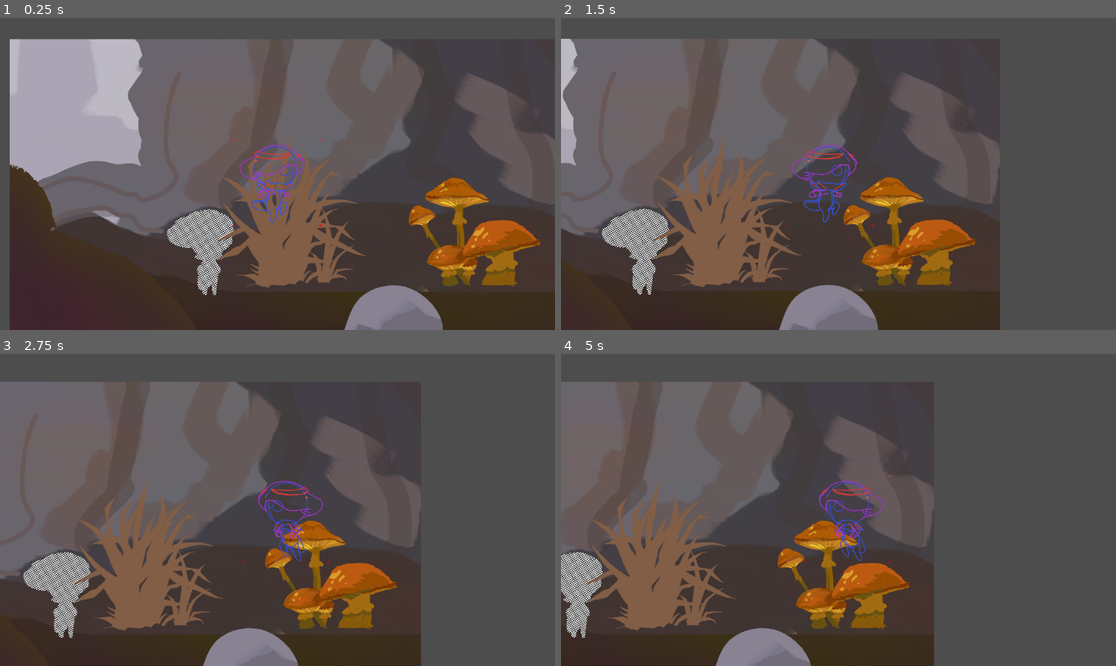
Above: before the commit, frames 1-4 (two rows, left to right).
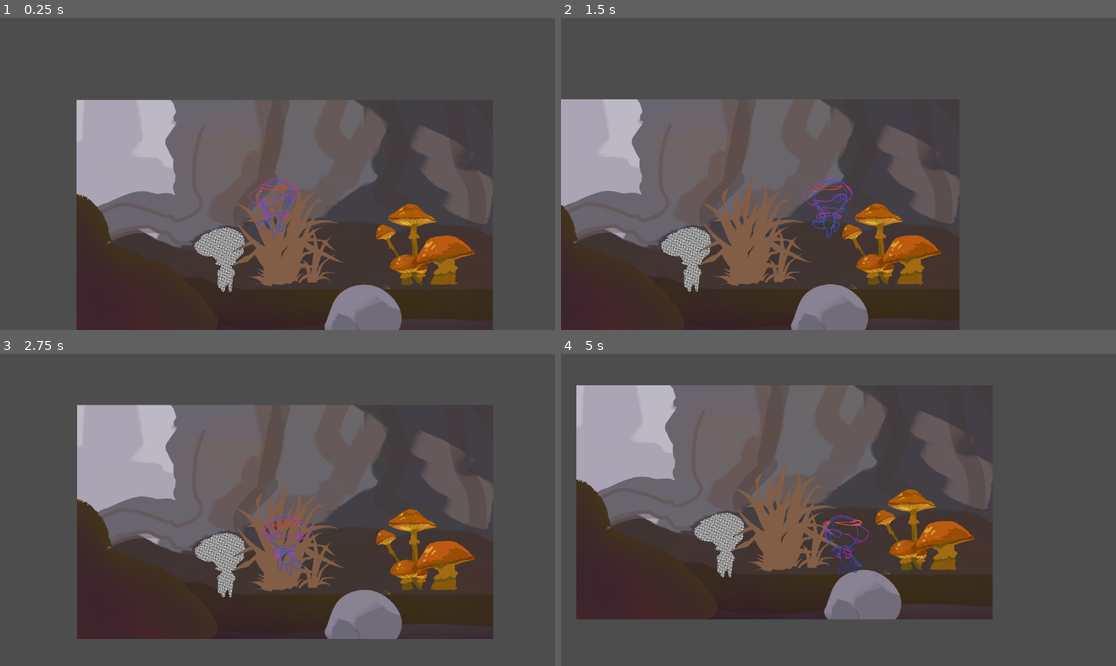
Above: after the commit, the same moments.

Repository: RodrigoCCG/Spore-Medley
Game: Godot game, scene res://Environments/MainScene.tscn
Two runs of this game, one before a commit and one after it. Both use one fixed random seed, a clock stepped at 60 frames per second and the inputs below.
Inputs:
- Up to frame 1 (0.25 s): no input
- Up to frame 2 (1.5 s): tap Enter (ui_accept) at 0.5, 0.77 s; hold Space 0.53-1.28 s; hold Right (ui_right) from 0.53 s (still down); tap Z at 0.8, 1.35 s
- Up to frame 3 (2.75 s): tap Enter (ui_accept) at 1.52 s; tap X at 1.55 s; release Right (ui_right) at 2.03 s; hold Left (ui_left) from 2.03 s (still down); hold X from 2.03 s (still down); tap Space at 2.3 s
- Up to frame 4 (5 s): release Left (ui_left) at 2.78 s; release X at 2.78 s; hold Right (ui_right) 2.78-4.28 s; tap Space at 2.85, 4.55 s; tap Enter (ui_accept) at 3.02, 3.77, 4.52 s; tap Z at 3.05 s; hold Z 3.53-4.28 s; tap X at 3.8, 4.35 s; hold Left (ui_left) from 4.28 s (still down)

The runs differ from the first frame. In frame 1, 43% of the frame differs, in the area x 1-100%, y 6-100%; in frame 2, 32%; in frame 3, 50%, in the area x 0-89%, y 8-100%; in frame 4, 44%.

Commit message:
Adjustments to Camera

Diff:
--- a/Assets/Baby/Baby.tscn
+++ b/Assets/Baby/Baby.tscn
@@ -78,13 +78,13 @@
 "speed": 10.0
 }, {
 "frames": [{
-"duration": 1.0,
+"duration": 0.2,
 "texture": SubResource("AtlasTexture_0n6fg")
 }, {
-"duration": 1.0,
+"duration": 0.4,
 "texture": SubResource("AtlasTexture_rrd51")
 }, {
-"duration": 1.0,
+"duration": 0.2,
 "texture": SubResource("AtlasTexture_jwmdf")
 }],
 "loop": false,
@@ -145,5 +145,5 @@
 shape = SubResource("CapsuleShape2D_3vuaj")
 
 [node name="Camera2D" type="Camera2D" parent="."]
-zoom = Vector2(0.6, 0.6)
+zoom = Vector2(0.45, 0.45)
 script = ExtResource("3_04pkc")
--- a/Assets/Baby/Scripts/BabyControl.gd
+++ b/Assets/Baby/Scripts/BabyControl.gd
@@ -8,6 +8,9 @@
 var DECCELETATION = .3
 var gravity = ProjectSettings.get_setting("physics/2d/default_gravity")
 var gravity_mod = 1.5
+var LAST_DIRECTION = 1
+var DASH_READY = true
+const DASH_SPEED = 800
 # Called when the node enters the scene tree for the first time.
 func _ready():
 	pass # Replace with function body.
@@ -18,12 +21,18 @@
 	pass
 
 func _physics_process(delta):
+	#Jump Controls
 	if not is_on_floor():
 		velocity.y += gravity_mod * gravity * delta
-	if Input.is_key_pressed(KEY_SPACE) and is_on_floor():
+	if (Input.is_key_pressed(KEY_SPACE) or Input.is_key_pressed(KEY_Z)) and is_on_floor():
 		velocity.y += JUMP_SPEED
+	#Movement Controls
 	var direction = Input.get_axis("ui_left","ui_right")
 	if direction:
+		if direction < 0:
+			LAST_DIRECTION = -1
+		elif direction > 0:
+			LAST_DIRECTION = 1
 		if direction * HORIZONTAL_SPEED < HORIZONTAL_SPEED_CAP:
 			if HORIZONTAL_SPEED * direction < 0:
 				HORIZONTAL_SPEED = 10 * direction * -1
@@ -33,8 +42,22 @@
 		if HORIZONTAL_SPEED < 10 and HORIZONTAL_SPEED > -10 : HORIZONTAL_SPEED = 0
 		else: HORIZONTAL_SPEED *= DECCELETATION * delta
 		velocity.x =  HORIZONTAL_SPEED
+	#Dash
+	if DASH_READY and Input.is_key_pressed(KEY_X):
+		player_dash()
+
+	if is_on_floor() and !DASH_READY:
+		DASH_READY = true
+
 	move_and_slide()
 	handle_animation()
+
+
+func player_dash():
+	var time = get_tree().create_timer(2.0)
+	velocity.x = DASH_SPEED * LAST_DIRECTION
+	velocity.y = 0
+
 
 func handle_animation():
 	if velocity.x < 0:
--- a/Assets/Camera/CameraScript.gd
+++ b/Assets/Camera/CameraScript.gd
@@ -1,9 +1,9 @@
 extends Node
 const CAM_OFFSET_MAX = 150
 const CAM_OFFSET_SPEED = 10
-const DEFAULT_OFFSET = -175
+const DEFAULT_OFFSET = -300
 const HOZ_OFFSET = 30
-
+var DIRECTION = 1
 
 # Called when the node enters the scene tree for the first time.
 func _ready():
@@ -12,6 +12,7 @@
 
 # Called every frame. 'delta' is the elapsed time since the previous frame.
 func _process(delta):
+
 	var direction_vertical = Input.get_axis("ui_up","ui_down")
 	if direction_vertical:
 		if abs(self.offset.y - DEFAULT_OFFSET) < CAM_OFFSET_MAX:
--- /dev/null
+++ b/Leveldesign/Stages/Stage_1.tscn
@@ -0,0 +1,14 @@
+[gd_scene load_steps=3 format=3 uid="uid://doyka7qfid77e"]
+
+[ext_resource type="TileSet" uid="uid://cr51i7n0f84j5" path="res://Leveldesign/Tiles/tiles.tres" id="1_le71s"]
+[ext_resource type="PackedScene" uid="uid://ic47q518di3d" path="res://Assets/Baby/Baby.tscn" id="2_0wdm5"]
+
+[node name="Node2D" type="Node2D"]
+
+[node name="TileMap" type="TileMap" parent="."]
+tile_set = ExtResource("1_le71s")
+format = 2
+layer_0/tile_data = PackedInt32Array(0, 65536, 0, 1, 65536, 0, 2, 65536, 0, 3, 65536, 0, 4, 65536, 0, 65535, 65536, 0, 65534, 65536, 0, 65533, 65536, 0, 65532, 65536, 0, 65531, 65536, 0, 131067, 65536, 0, 131068, 65536, 0, 131069, 65536, 0, 131070, 65536, 0, 131071, 65536, 0, 65536, 65536, 0, 65537, 65536, 0, 65538, 65536, 0, 65539, 65536, 0, 65540, 65536, 0)
+
+[node name="CharacterBody2D" parent="." instance=ExtResource("2_0wdm5")]
+position = Vector2(-7, -126)
Binary file added: Placeholders/example_Tileset.jpg
Not shown, added: Placeholders/example_Tileset.jpg.import
